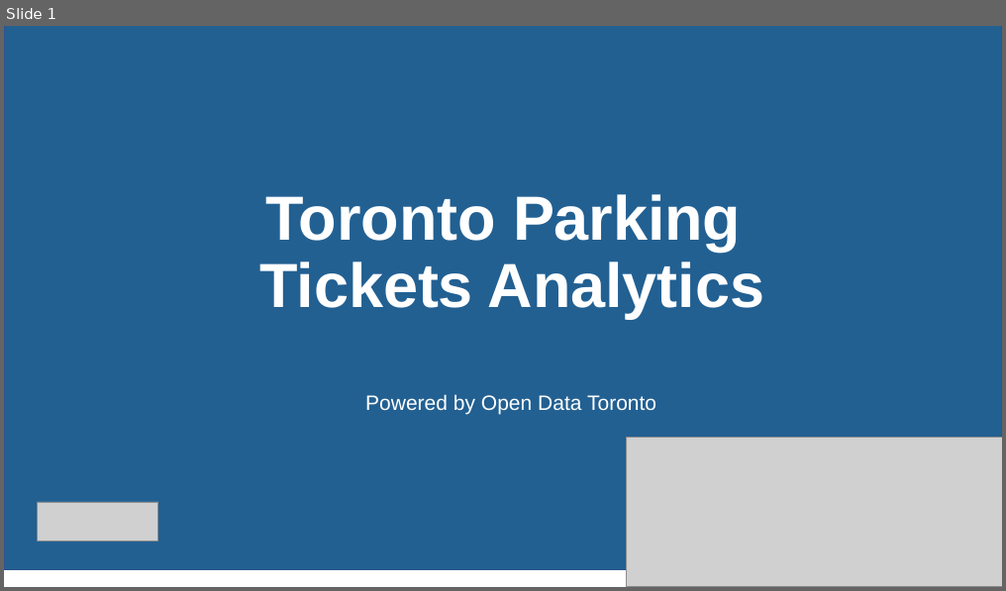
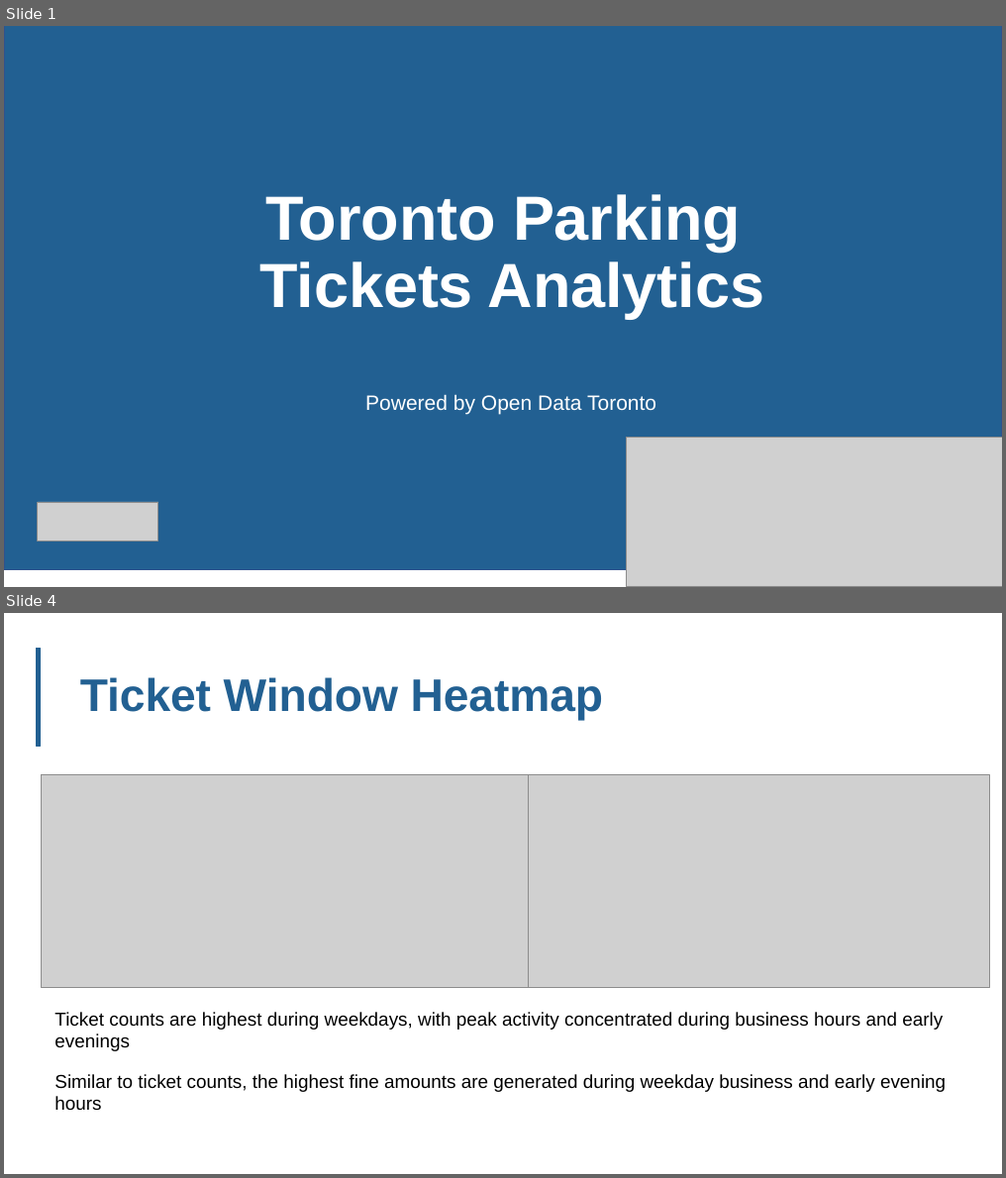
Before and after one commit to edimaudo/interview-questions, a slide deck: cibcmellon/cibcmellon_parking_analytics.pptx. Shown one above the other, each under a label of ours: slide 1 before the commit, slides 1 and 4 after it; the slides between them are not shown. The pictures are 1006x591 and 1006x1178 pixels, drawn with LibreOffice and Linux fonts; fonts in the diff are those of the drawing; grey boxes stand for pictures; background and template pictures are left out. Boxes give left, top, right and bottom in pixels: in the first picture for what was removed or moved away, otherwise in the second. Text is boxed around its words. In the diff, an @@ line names an element or a change of style, - is before the commit and + after.

```diff
--- a/cibcmellon/cibcmellon_parking_analytics.pptx
+++ b/cibcmellon/cibcmellon_parking_analytics.pptx
@@ slide 4 added at (4, 613, 1002, 1174), background #FFFFFF @@
@@ freeform shape added at (37, 649, 40, 746), fill #226092 @@
@@ freeform shape added at (37, 649, 40, 746), outline #226092 1 pt @@
@@ title added at (80, 677, 603, 721), 44 pt, text #226092, bold @@
+Ticket Window Heatmap
@@ picture added at (42, 775, 528, 987) @@
@@ picture added at (528, 775, 989, 987) @@
@@ text added at (54, 1012, 945, 1111), 18 pt, text #000000 @@
+Ticket counts are highest during weekdays, with peak activity concentrated during business hours and early evenings
+Similar to ticket counts, the highest fine amounts are generated during weekday business and early evening hours
```
Also in this commit, not shown: 5 slides changed, 3 other slides added, 4 slides removed.
